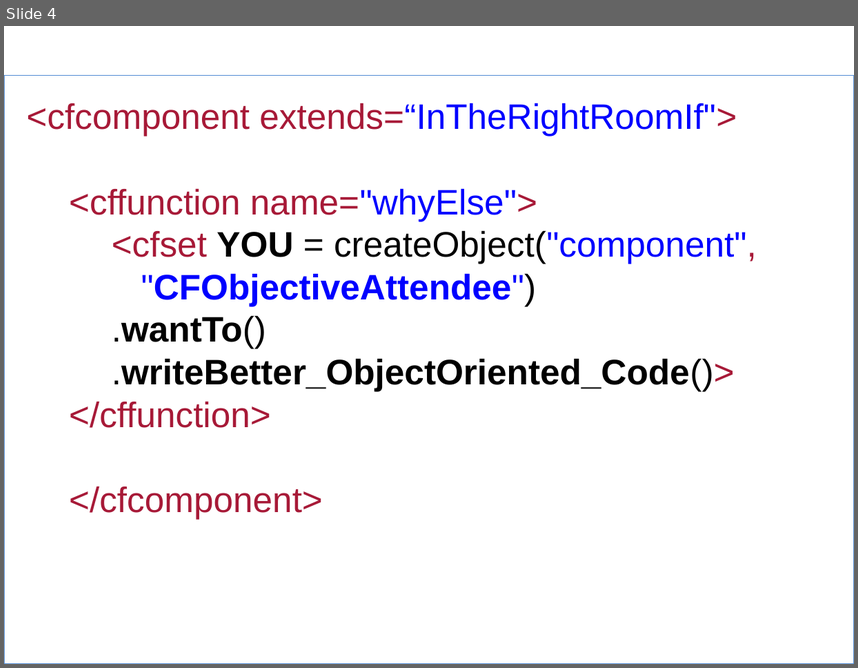
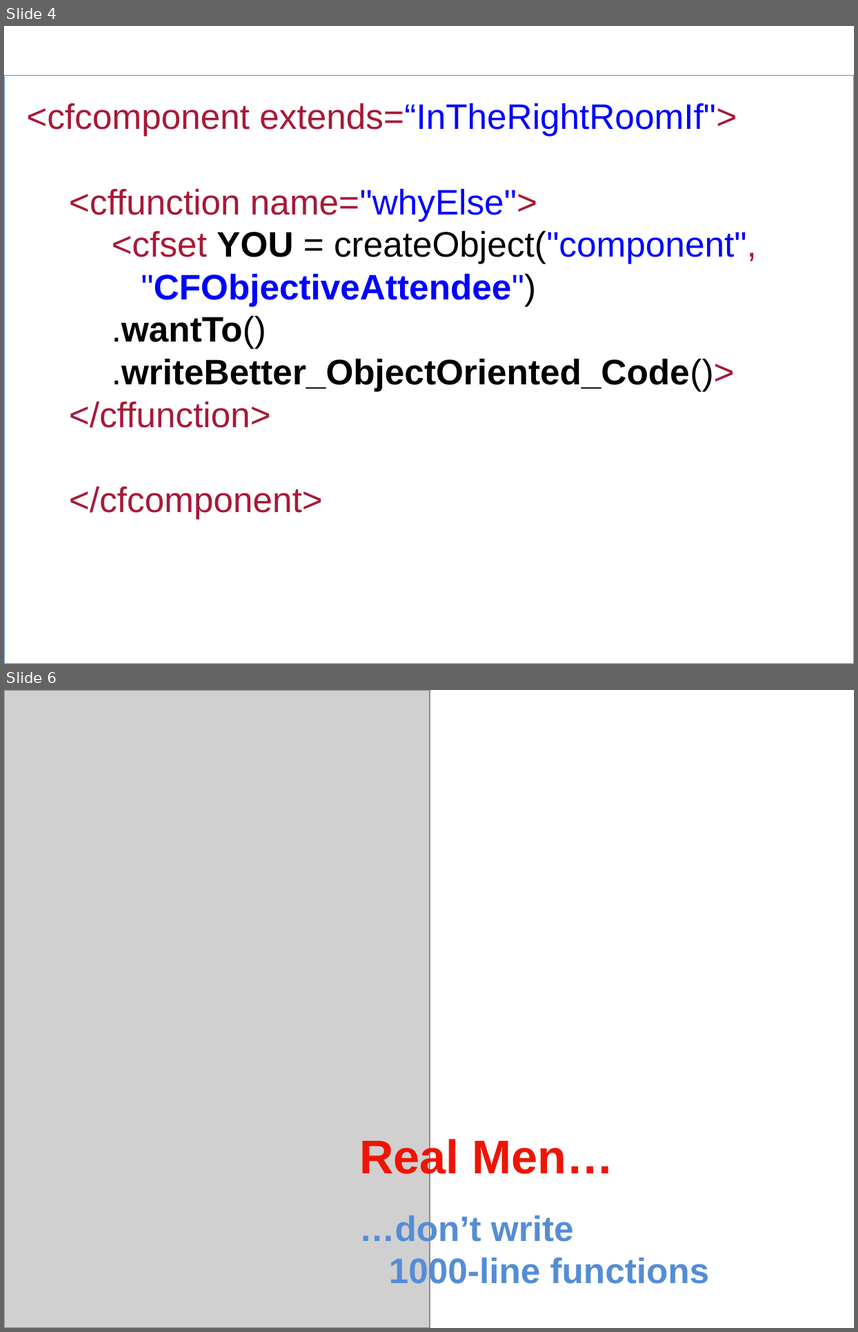
Before and after one commit to marcesher/mxunit-cfmeetups, a slide deck: CFObjective2009TDD/ppt/Esher_TestableCode.ppt. Shown one above the other, each under a label of ours: slide 4 before the commit, slides 4 and 6 after it; the slides between them are not shown. The pictures are 858x668 and 858x1332 pixels, drawn with LibreOffice and Linux fonts; fonts in the diff are those of the drawing; grey boxes stand for pictures; background and template pictures are left out. Boxes give left, top, right and bottom in pixels: in the first picture for what was removed or moved away, otherwise in the second. Text is boxed around its words. In the diff, an @@ line names an element or a change of style, - is before the commit and + after.

```diff
--- a/CFObjective2009TDD/ppt/Esher_TestableCode.ppt
+++ b/CFObjective2009TDD/ppt/Esher_TestableCode.ppt
@@ slide 6 added at <box>4,690,854,1328</box>, background #FFFFFF @@
@@ picture added at <box>4,690,430,1328</box> @@
@@ text added at <box>359,1136,710,1290</box>, 30 pt, text #548DD4, bold @@
+Real Men…
+…don’t write
+1000-line functions
```
Also in this commit, not shown: 4 slides changed, 4 other slides added, 3 slides removed.
